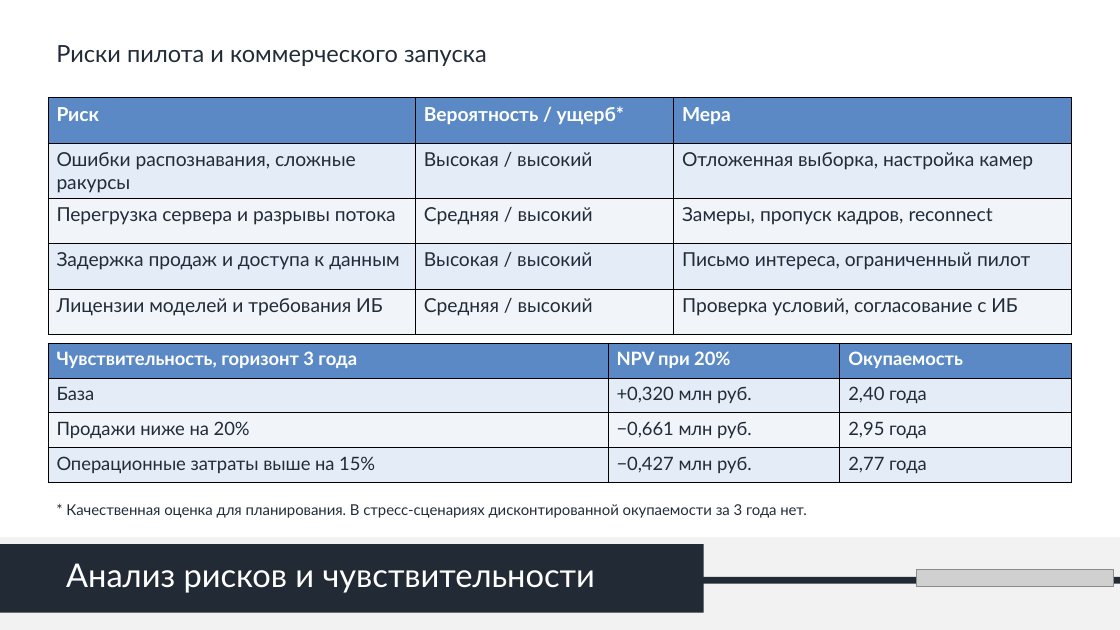
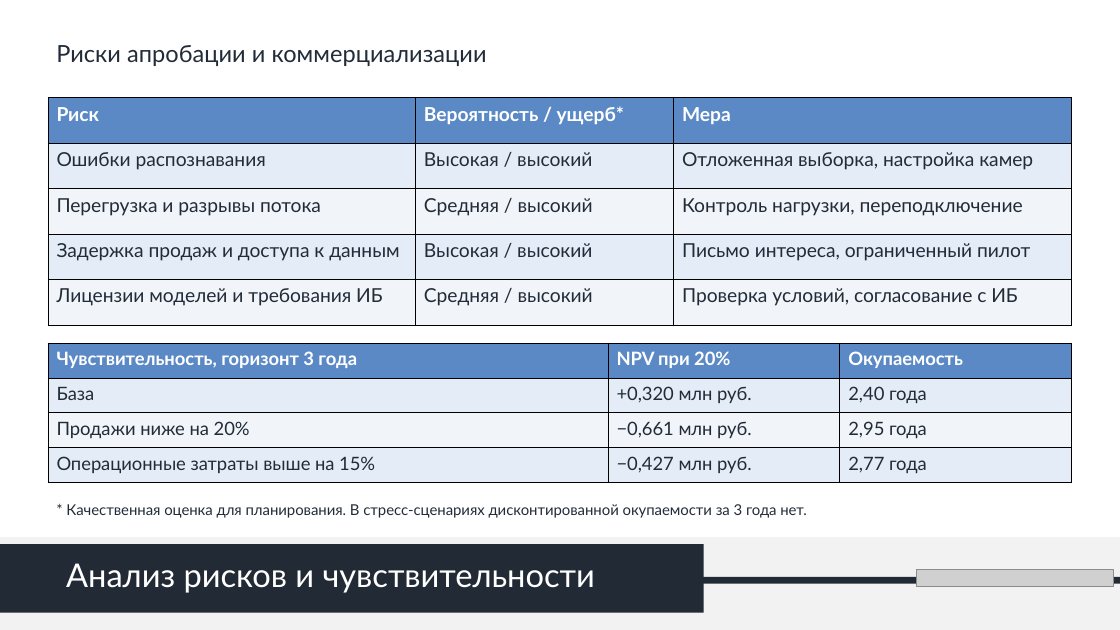
Before and after one commit to youngboy04/hse-ai-video, a slide deck: slide 11 of submission/HSE_AI_Video.pptx. Drawn at 1120x630 pixels with LibreOffice and Linux fonts; fonts in the diff are those of the drawing; grey boxes stand for pictures. Boxes give left, top, right and bottom in pixels: in the first picture for what was removed or moved away, otherwise in the second. Text is boxed around its words. In the diff, an @@ line names an element or a change of style, - is before the commit and + after.

```diff
--- a/submission/HSE_AI_Video.pptx
+++ b/submission/HSE_AI_Video.pptx
@@ text at (56, 45, 487, 66): text changed @@
-Риски пилота и коммерческого запуска
+Риски апробации и коммерциализации
@@ table at (48, 98, 1072, 326) @@
-row 2, column 1: Ошибки распознавания, сложные ракурсы
+row 2, column 1: Ошибки распознавания
-row 3, column 1: Перегрузка сервера и разрывы потока
+row 3, column 1: Перегрузка и разрывы потока
-row 3, column 3: Замеры, пропуск кадров, reconnect
+row 3, column 3: Контроль нагрузки, переподключение
```
Also in this commit, not shown: 13 other slides changed, 4 other files.
